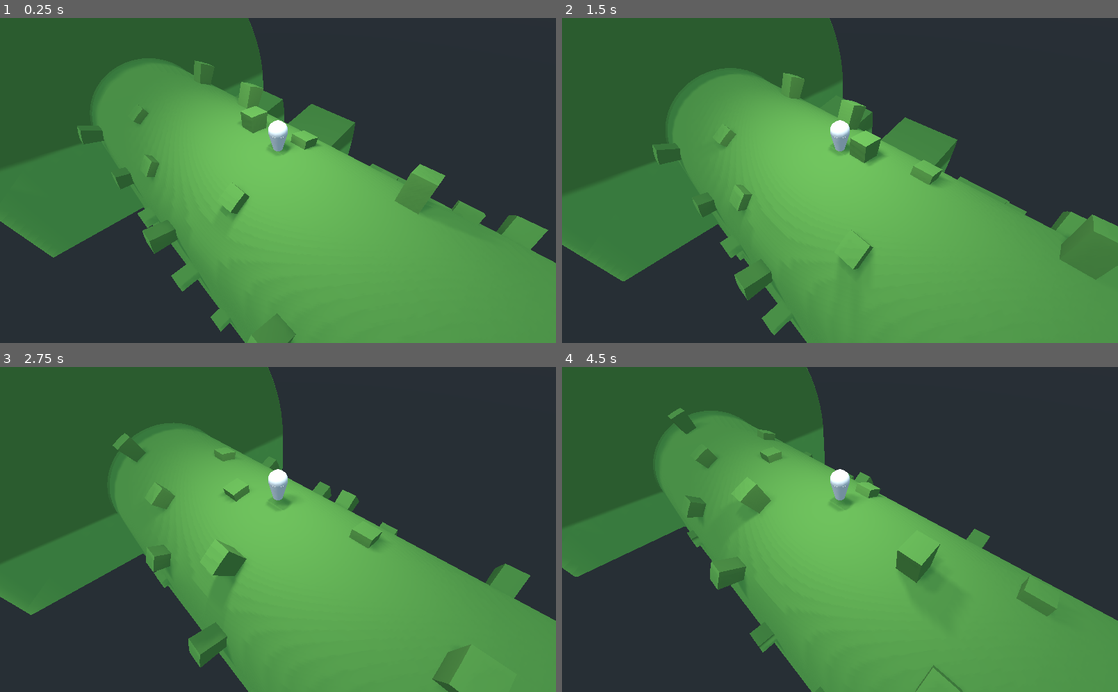
Above: before the commit, frames 1-4 (two rows, left to right).
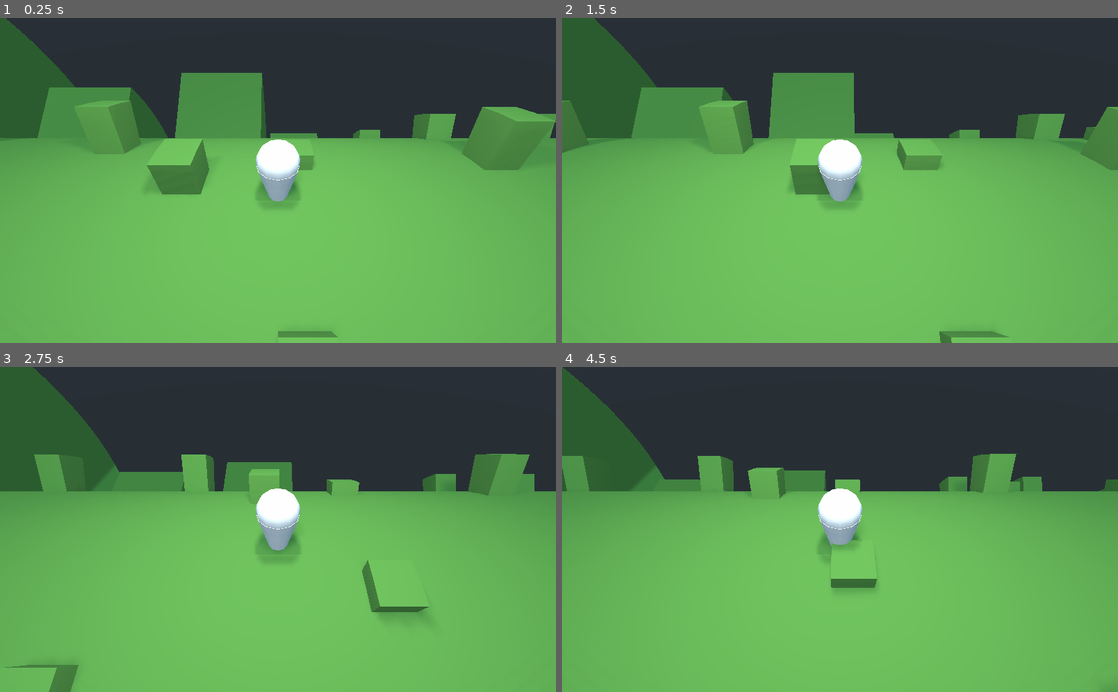
Above: after the commit, the same moments.

Repository: lynnpepin/rollinglogshader
Game: Godot game, scene res://world.tscn
Same seed, same stepped clock (60 frames per second), same inputs: the game is played once before the commit and once after it.
Inputs:
- Up to frame 1 (0.25 s): no input
- Up to frame 2 (1.5 s): tap Enter at 0.5 s; hold Right (ui_right) 0.53-1.28 s; hold A (A) 0.53-1.28 s; tap D (D) at 0.8, 1.35 s; hold Down (ui_down) from 1.28 s (still down)
- Up to frame 3 (2.75 s): tap S (S) at 1.55 s; tap Space (space) at 2 s; release Down (ui_down) at 2.03 s; hold Right (ui_right) from 2.03 s (still down); hold S (S) from 2.03 s (still down); tap A (A) at 2.3 s
- Up to frame 4 (4.5 s): release Right (ui_right) at 2.78 s; release S (S) at 2.78 s; hold Up (ui_up) 2.78-3.53 s; tap A (A) at 2.85 s; tap D (D) at 3.05 s; tap Enter at 3.5 s; hold D (D) 3.53-4.28 s; hold Left (ui_left) from 3.53 s (still down); tap S (S) at 3.8, 4.35 s

The runs differ from the first frame. In frame 1, 67% of the frame differs, in the area x 0-100%, y 0-100%; in frame 2, 65%; in frame 3, 65%; in frame 4, 67%.

Commit message:
Cleanup and readme

Diff:
--- a/Player.gd
+++ b/Player.gd
@@ -1,6 +1,6 @@
 extends KinematicBody
 
-var speed = 6
+var speed = 3
 var rolling_log = null
 
 func _physics_process(delta):
--- a/bad_tree.tscn
+++ /dev/null
@@ -1,57 +0,0 @@
-[gd_scene load_steps=6 format=2]
-
-[sub_resource type="CylinderMesh" id=1]
-top_radius = 0.001
-bottom_radius = 1.25
-height = 0.25
-radial_segments = 12
-
-[sub_resource type="CylinderMesh" id=2]
-top_radius = 0.001
-height = 0.5
-radial_segments = 12
-
-[sub_resource type="CylinderMesh" id=3]
-top_radius = 0.001
-bottom_radius = 0.75
-height = 0.75
-radial_segments = 12
-
-[sub_resource type="CylinderMesh" id=4]
-top_radius = 0.001
-bottom_radius = 0.125
-height = 1.0
-radial_segments = 12
-
-[sub_resource type="CylinderMesh" id=5]
-top_radius = 0.3
-bottom_radius = 0.5
-height = 1.0
-radial_segments = 12
-
-[node name="Tree" type="Spatial"]
-
-[node name="Leaves1" type="MeshInstance" parent="."]
-transform = Transform( 1, 0, 0, 0, 1, 0, 0, 0, 1, 0, 1.125, 0 )
-mesh = SubResource( 1 )
-material/0 = null
-
-[node name="Leaves2" type="MeshInstance" parent="."]
-transform = Transform( 1, 0, 0, 0, 1, 0, 0, 0, 1, 0, 1.5, 0 )
-mesh = SubResource( 2 )
-material/0 = null
-
-[node name="Leaves3" type="MeshInstance" parent="."]
-transform = Transform( 1, 0, 0, 0, 1, 0, 0, 0, 1, 0, 2, 0 )
-mesh = SubResource( 3 )
-material/0 = null
-
-[node name="Leaves4" type="MeshInstance" parent="."]
-transform = Transform( 1, 0, 0, 0, 1, 0, 0, 0, 1, 0, 2.5, 0 )
-mesh = SubResource( 4 )
-material/0 = null
-
-[node name="Trunk" type="MeshInstance" parent="."]
-transform = Transform( 1, 0, 0, 0, 1, 0, 0, 0, 1, 0, 0.5, 0 )
-mesh = SubResource( 5 )
-material/0 = null
--- a/rolling_log.shader
+++ b/rolling_log.shader
@@ -1,4 +1,4 @@
-/* TODO: Recalculate normals, cleanup and comment
+/* TODO: Recalculate normals, cleanup
  */
 
 shader_type spatial;
--- a/world.tscn
+++ b/world.tscn
@@ -25,7 +25,7 @@
 shader_param/player_pos = Vector3( 0, 0, 0 )
 shader_param/active = true
 shader_param/remap_normals = true
-shader_param/RADIUS = 6.0
+shader_param/RADIUS = 8.0
 shader_param/hang = true
 
 [node name="Spatial" type="Spatial"]
@@ -48,7 +48,7 @@
 script = ExtResource( 1 )
 
 [node name="Camera" type="Camera" parent="Player"]
-transform = Transform( 0.707107, -0.5, 0.5, 0, 0.707107, 0.707107, -0.707107, -0.5, 0.5, 7, 7, 7 )
+transform = Transform( 1, 0, 0, 0, 0.707107, 0.707107, 0, -0.707107, 0.707107, 0, 4, 4 )
 script = ExtResource( 2 )
 
 [node name="Cylinder" type="MeshInstance" parent="Player"]
Binary file added: displacement_screenshot.png
Binary file removed: ground_texture.png
Not shown, removed: ground_texture.png.import
Not shown, changed: README.md
